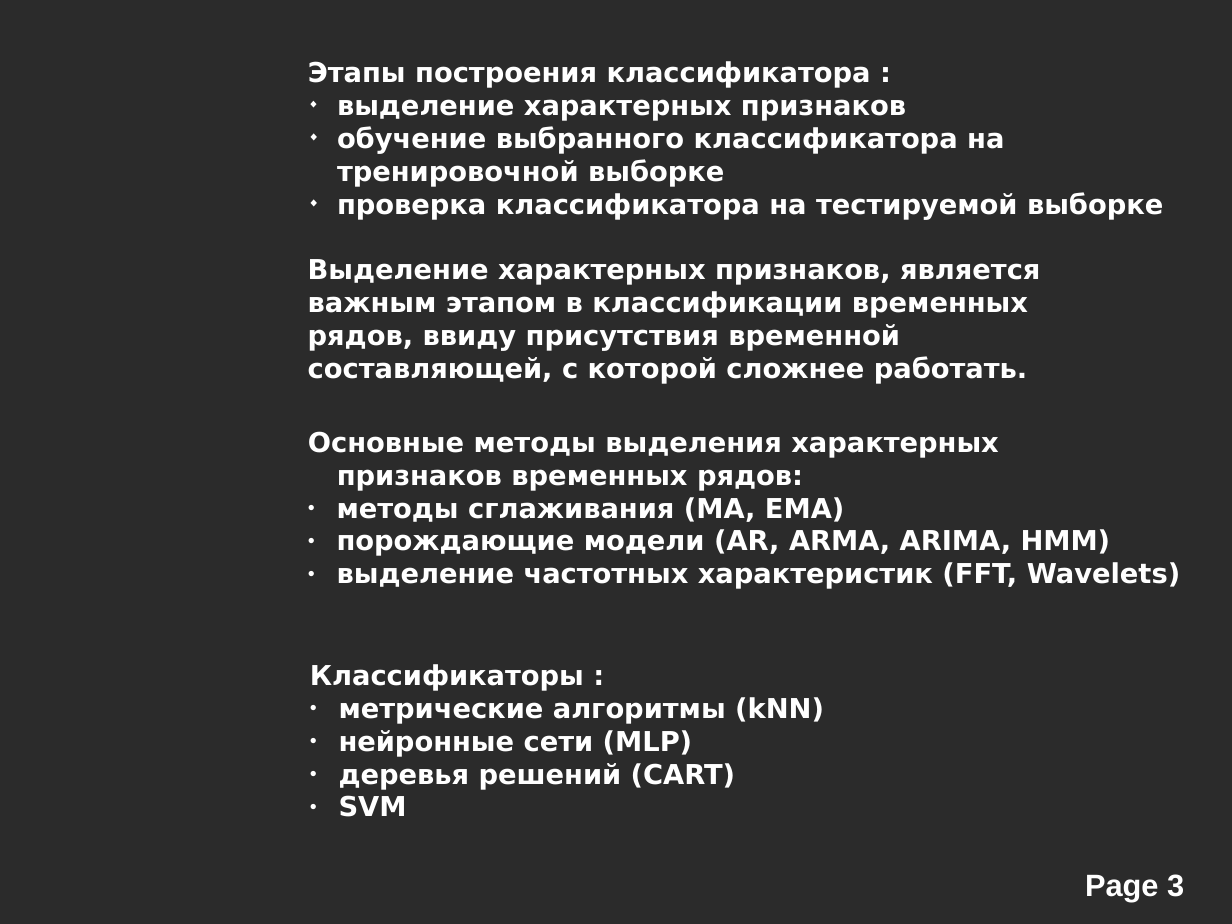
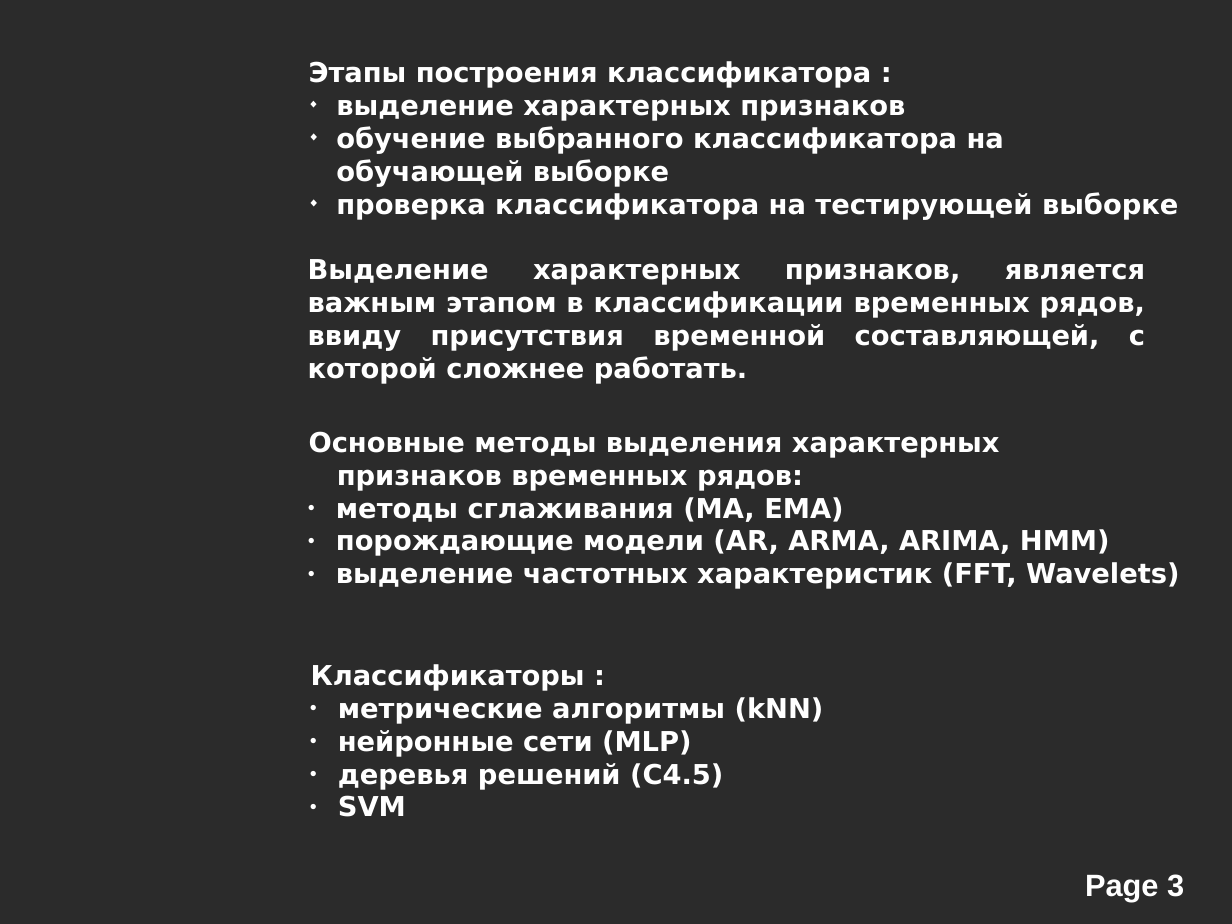
Before and after one commit to alexeyche/alexeyche-junk, a slide deck: slide 3 of cns/doc/conf.ppt. Drawn at 1232x924 pixels with LibreOffice and Linux fonts; fonts in the diff are those of the drawing; background and template pictures are left out; a plain dark background stands for a picture behind light text. Boxes give left, top, right and bottom in pixels: in the first picture for what was removed or moved away, otherwise in the second. Text is boxed around its words. In the diff, an @@ line names an element or a change of style, - is before the commit and + after.

```diff
--- a/cns/doc/conf.ppt
+++ b/cns/doc/conf.ppt
@@ text at [336,126,1178,220]: text changed @@
-◆ обучение выбранного классификатора на тренировочной выборке
-◆ проверка классификатора на тестируемой выборке
+◆ обучение выбранного классификатора на обучающей выборке
+◆ проверка классификатора на тестирующей выборке
@@ text "Выделение характерных признаков, является важным ..." at [308,259,1146,384]: alignment left to justified @@
@@ text at [338,763,723,790]: text changed @@
-● деревья решений (CART)
+● деревья решений (С4.5)
```
Also in this commit, not shown: 5 other slides changed, 6 slides added, 2 slides removed, 35 other files.
